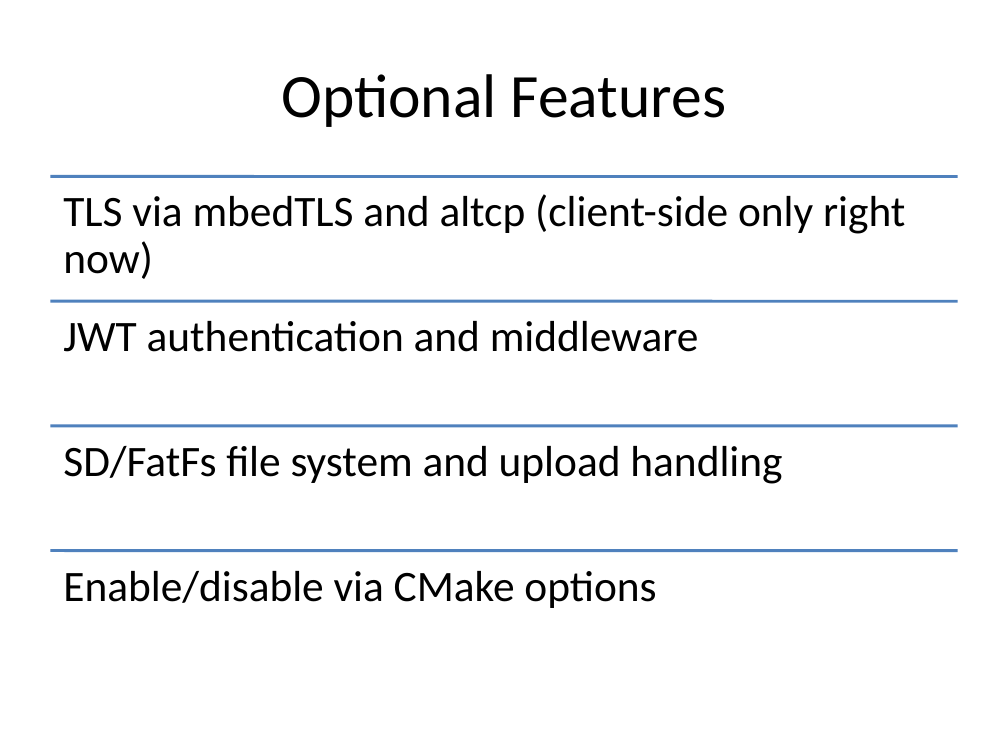
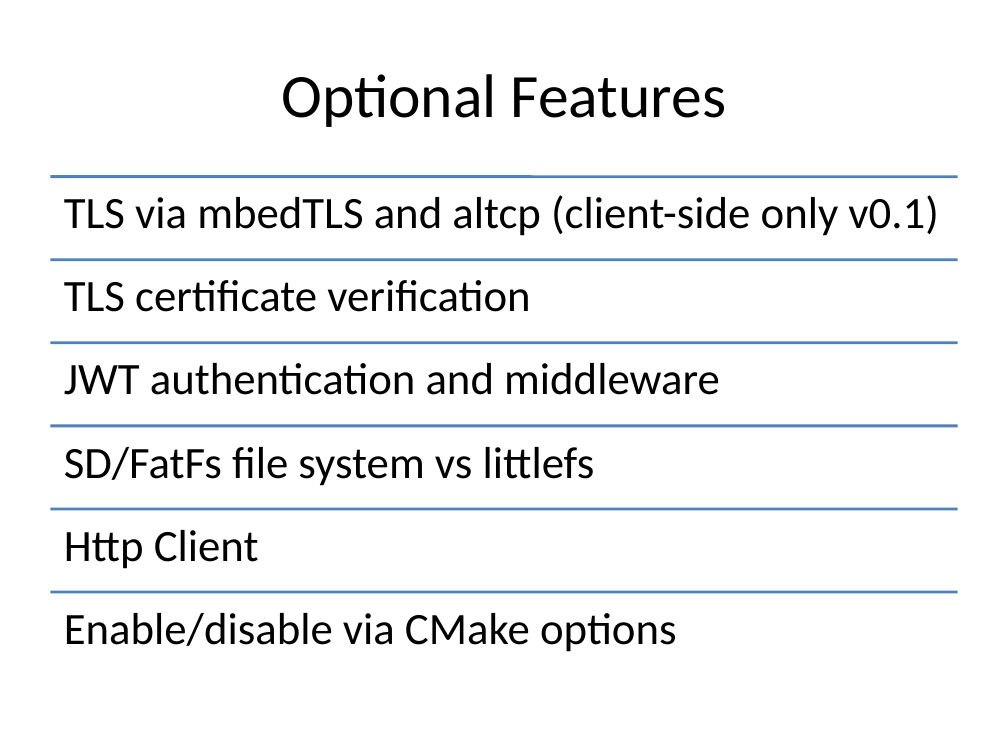
Before and after one commit to Pico-Framework/pico-framework, a slide deck: slide 20 of docs/picoframework_full_presentation_combined.pptx (slide 22 before the commit). Drawn at 1008x756 pixels with LibreOffice and Linux fonts; fonts in the diff are those of the drawing. Boxes give left, top, right and bottom in pixels: in the first picture for what was removed or moved away, otherwise in the second. Text is boxed around its words. In the diff, an @@ line names an element or a change of style, - is before the commit and + after.

```diff
--- a/docs/picoframework_full_presentation_combined.pptx
+++ b/docs/picoframework_full_presentation_combined.pptx
@@ text at [64,195,939,236]: text changed; size 31 to 32 pt @@
-TLS via mbedTLS and altcp (client-side only right now)
+TLS via mbedTLS and altcp (client-side only v0.1)
@@ text "JWT authentication and middleware": place and size @@
-text "JWT authentication and middleware" at [63,321,699,352]
+text "JWT authentication and middleware" at [64,363,720,395]
@@ text "JWT authentication and middleware" at [64,363,720,395]: size 31 to 32 pt @@
@@ line moved from (50, 301) - (958, 301) to (50, 343) - (958, 343) @@
@@ text at [64,447,595,486]: text changed; size 31 to 32 pt @@
-SD/FatFs file system and upload handling
+SD/FatFs file system vs littlefs
@@ line moved from (50, 550) - (958, 550) to (50, 509) - (958, 509) @@
@@ text "Enable/disable via CMake options" at [64,613,677,652]: size 31 to 32 pt @@
@@ text "Enable/disable via CMake options": place and size @@
-text "Enable/disable via CMake options" at [63,571,656,608]
+text "Enable/disable via CMake options" at [64,613,677,652]
@@ group added at [50,260,958,592]: 2 lines, 2 texts @@
+TLS certificate verification
+Http Client
```
Also in this commit, not shown: 9 other slides changed, 1 slide added, 3 slides removed, 3 other files.
